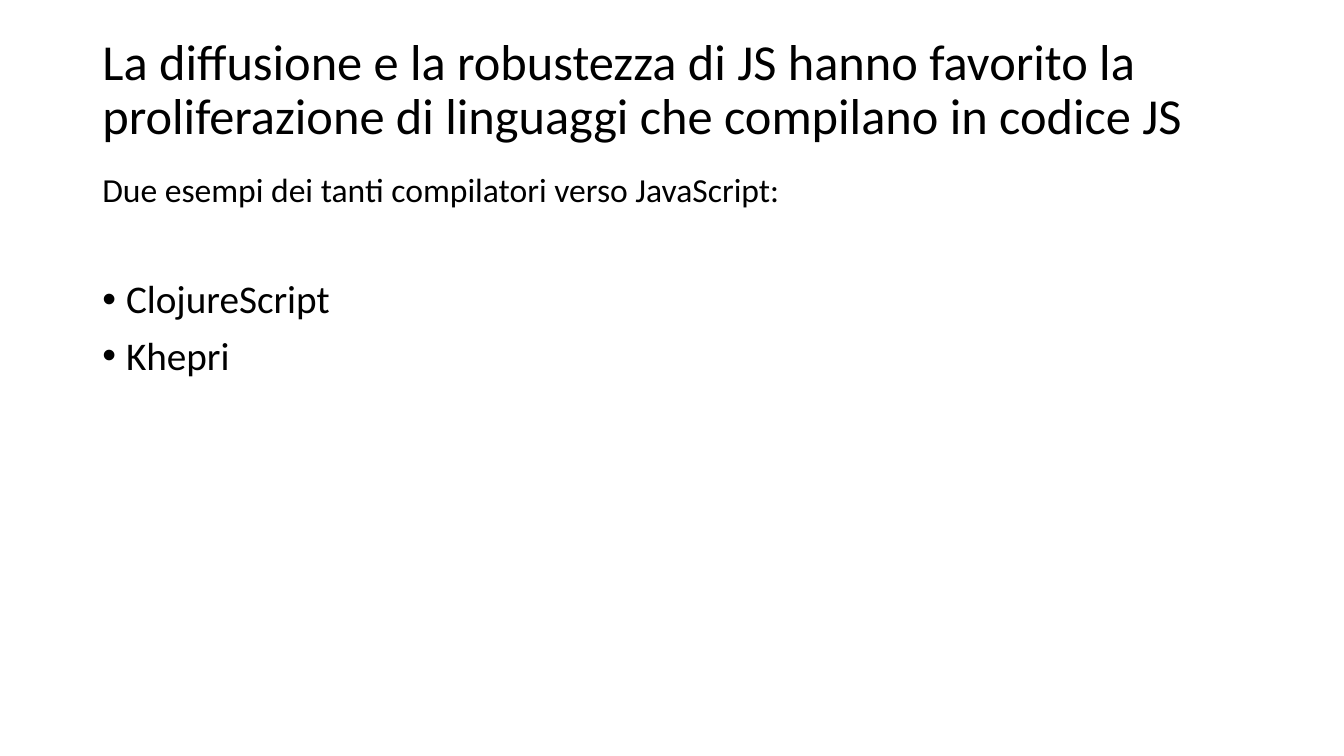
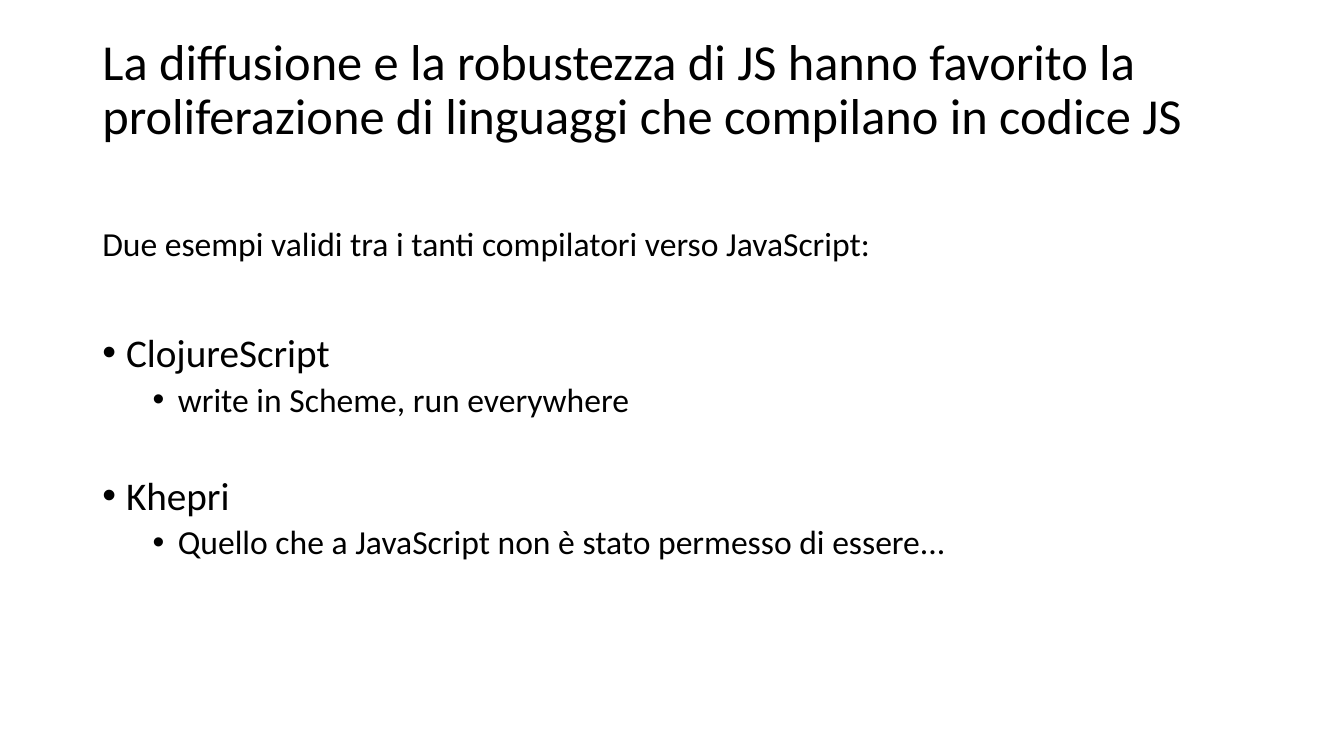
Before and after one commit to Muzietto/funzionale-alla-statale, a slide deck: slide 12 of funzionale-alla-statale.ppt (slide 8 before the commit). Drawn at 1344x756 pixels with LibreOffice and Linux fonts; fonts in the diff are those of the drawing. Boxes give left, top, right and bottom in pixels: in the first picture for what was removed or moved away, otherwise in the second. Text is boxed around its words. In the diff, an @@ line names an element or a change of style, - is before the commit and + after.

```diff
--- a/funzionale-alla-statale.ppt
+++ b/funzionale-alla-statale.ppt
@@ text "Due esempi validi tra i ...": place and size @@
-text "Due esempi validi tra i ..." at box(102, 178, 779, 377)
+text "Due esempi validi tra i ..." at box(102, 232, 945, 560)
@@ text at box(102, 232, 870, 262): text changed @@
-Due esempi dei tanti compilatori verso JavaScript:
+Due esempi validi tra i tanti compilatori verso JavaScript:
@@ text at box(178, 388, 629, 418): paragraph added @@
+  • write in Scheme, run everywhere
@@ text at box(178, 530, 945, 560): paragraph added @@
+  • Quello che a JavaScript non è stato permesso di essere...
```
Also in this commit, not shown: 7 other slides changed, 5 slides added, 14 other files.
